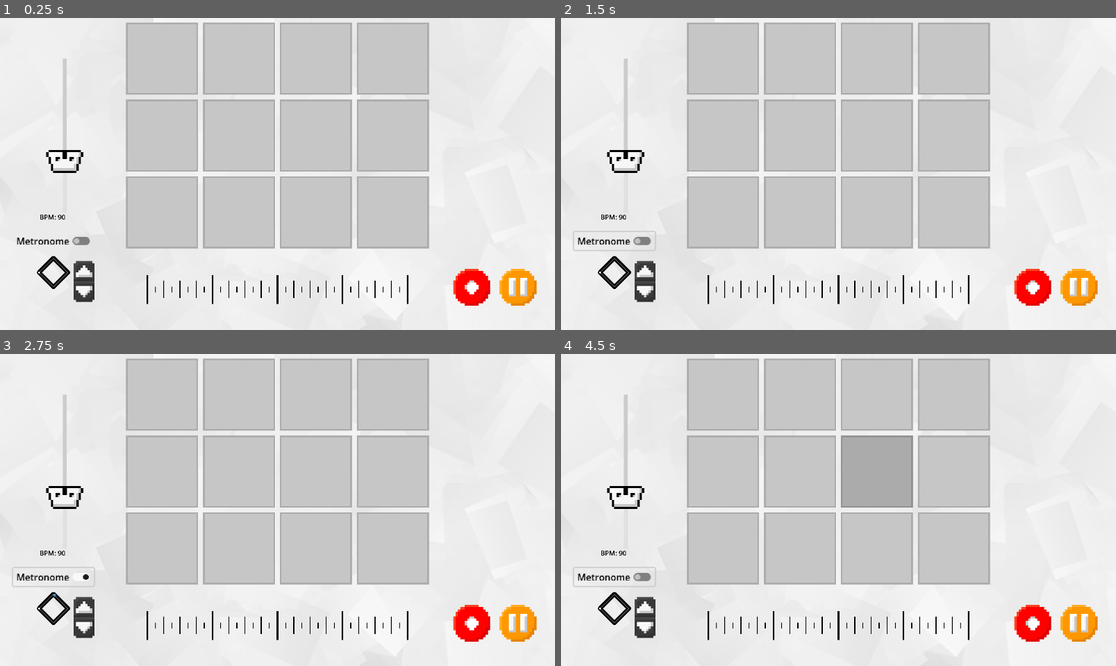
Above: before the commit, frames 1-4 (two rows, left to right).
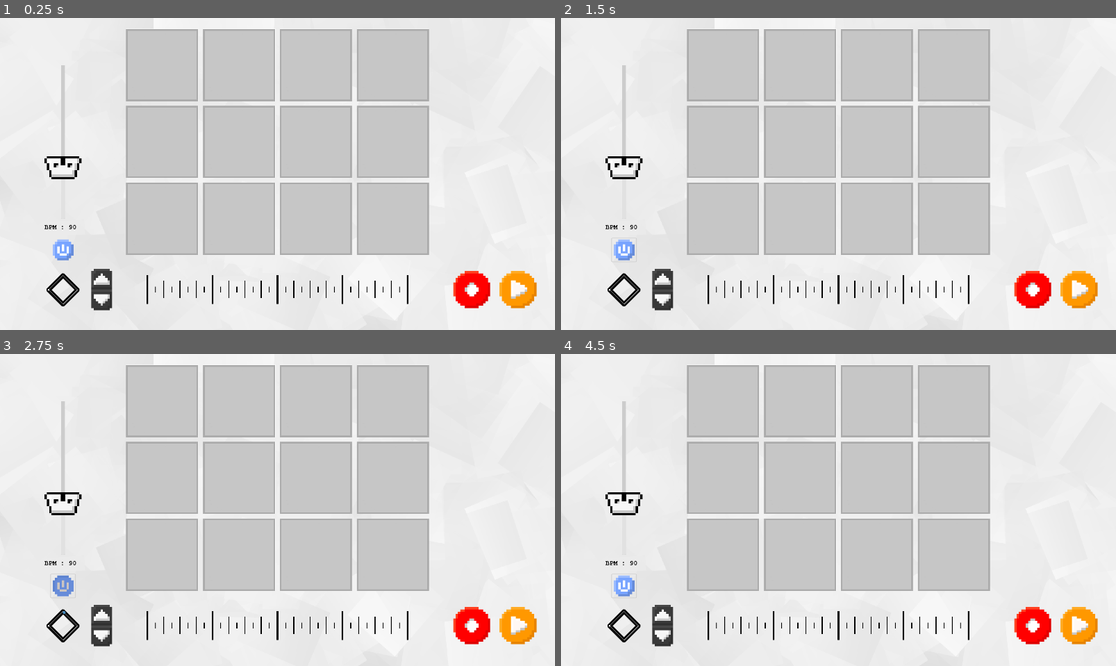
Above: after the commit, the same moments.

Repository: avery-gallant/hci-group-project
Game: Godot game, scene res://scenes/station.tscn
The game is run twice, just before and just after one commit, with the same random seed, the same clock (stepped at 60 frames per second) and the same inputs.
Inputs (mouse positions are in pixels of both pictures, inside the frame that each line leads up to; where the layout moved, square brackets give the same spot in the first picture):
- Up to frame 1 (0.25 s): no input
- Up to frame 2 (1.5 s): click (622, 248) [616, 239] at 0.5 s; click (622, 248) [616, 239] at 1.25 s
- Up to frame 3 (2.75 s): click (61, 584) [55, 575] at 2 s
- Up to frame 4 (4.5 s): move the mouse to (960, 494) at 2.77 s; click (960, 494) at 2.92 s; move the mouse to (727, 525) at 3.52 s; click (727, 525) at 3.67 s; tap Enter at 4.25 s; move the mouse to (894, 441) at 4.27 s; click (894, 441) at 4.42 s

The runs differ from the first frame. In frame 1, 9.1% of the frame differs, in the area x 3-97%, y 1-94%; in frame 2, 9.1%; in frame 3, 9.1%; in frame 4, 12%, in the area x 2-97%, y 1-94%.
Error before the commit: Cannot call method 'set' on a null value. (res://scripts/sound_loader.gd:34)

Commit message:
placing of ui elements

Diff:
--- a/Hci project/scenes/metronome.tscn
+++ b/Hci project/scenes/metronome.tscn
@@ -1,12 +1,15 @@
-[gd_scene load_steps=12 format=3 uid="uid://lhgkadjaplcf"]
+[gd_scene load_steps=15 format=3 uid="uid://lhgkadjaplcf"]
 
 [ext_resource type="Script" path="res://scripts/metronome.gd" id="1_da4oh"]
 [ext_resource type="Texture2D" uid="uid://d0520se1lyl8n" path="res://texture/metronome_grabber.png" id="2_cwptv"]
+[ext_resource type="Texture2D" uid="uid://bkfpry6eitkox" path="res://texture/metronome_toggle_on.png" id="2_f4sqg"]
 [ext_resource type="Script" path="res://scripts/h_slider.gd" id="2_iyw8x"]
 [ext_resource type="AudioStream" uid="uid://clmohirre0rv" path="res://metronomebig.wav" id="3_0gny5"]
+[ext_resource type="Texture2D" uid="uid://cmms6ll2ik35b" path="res://texture/metronome_toggle.png" id="3_bwbv0"]
 [ext_resource type="Texture2D" uid="uid://d0k306tgqqc1x" path="res://texture/metronome_grabber_grabbed.png" id="3_rrwut"]
 [ext_resource type="AudioStream" uid="uid://basrwdvrj1fs5" path="res://metronomesmall.wav" id="4_vbxja"]
 [ext_resource type="Texture2D" uid="uid://b80ee2q2ihlxk" path="res://texture/uparrow.png" id="7_260x1"]
+[ext_resource type="FontFile" uid="uid://bnvaoprxivu65" path="res://fonts/courbd.ttf" id="7_ah0oe"]
 [ext_resource type="Texture2D" uid="uid://dva5nulhybr32" path="res://texture/uparrow_pressed.png" id="8_mfvro"]
 [ext_resource type="Texture2D" uid="uid://fq34avo8cx2x" path="res://texture/downarrow.png" id="9_de1fy"]
 [ext_resource type="Texture2D" uid="uid://cr37216saldsd" path="res://texture/downarrow_pressed.png" id="10_jldkr"]
@@ -23,23 +26,18 @@
 timeSig = 4
 
 [node name="toggleMetronome" type="CheckButton" parent="."]
-offset_left = -140.0
+offset_left = -42.0
 offset_top = 600.0
-offset_bottom = 631.0
-scale = Vector2(2, 2)
-theme_override_colors/font_disabled_color = Color(0, 0, 0, 1)
-theme_override_colors/font_hover_pressed_color = Color(0, 0, 0, 1)
-theme_override_colors/font_hover_color = Color(0, 0, 0, 1)
-theme_override_colors/font_pressed_color = Color(0, 0, 0, 1)
-theme_override_colors/font_focus_color = Color(0, 0, 0, 1)
-theme_override_colors/font_color = Color(0, 0, 0, 1)
-theme_override_colors/font_outline_color = Color(0, 0, 0, 1)
-text = "Metronome"
+offset_right = 42.0
+offset_bottom = 680.0
+theme_override_fonts/font = ExtResource("7_ah0oe")
+theme_override_icons/checked = ExtResource("2_f4sqg")
+theme_override_icons/unchecked = ExtResource("3_bwbv0")
 
 [node name="bpmSlider" type="HSlider" parent="."]
-offset_left = -25.0
+offset_left = -64.0
 offset_top = 532.0
-offset_right = 507.0
+offset_right = 468.0
 offset_bottom = 660.0
 rotation = -1.5708
 theme_override_icons/grabber = ExtResource("2_cwptv")
@@ -52,13 +50,15 @@
 
 [node name="Label" type="Label" parent="bpmSlider"]
 layout_mode = 0
-offset_top = -23.0
-offset_right = 95.0
-offset_bottom = 23.0
+offset_left = -16.0
+offset_right = 94.0
+offset_bottom = 27.0
 rotation = 1.5708
 theme_override_colors/font_color = Color(0, 0, 0, 1)
+theme_override_fonts/font = ExtResource("7_ah0oe")
 theme_override_font_sizes/font_size = 23
 text = "BPM : 90"
+horizontal_alignment = 1
 
 [node name="Timer" type="Timer" parent="."]
 autostart = true
@@ -71,19 +71,21 @@
 stream = ExtResource("4_vbxja")
 volume_db = 19.857
 
-[node name="TSUP" type="TouchScreenButton" parent="."]
-position = Vector2(70, 700)
+[node name="updown" type="Node2D" parent="."]
+position = Vector2(98, 705)
+
+[node name="TSDN" type="TouchScreenButton" parent="updown"]
+position = Vector2(0, 72)
+texture_normal = ExtResource("9_de1fy")
+texture_pressed = ExtResource("10_jldkr")
+
+[node name="TSUP" type="TouchScreenButton" parent="updown"]
 texture_normal = ExtResource("7_260x1")
 texture_pressed = ExtResource("8_mfvro")
-
-[node name="TSDN" type="TouchScreenButton" parent="."]
-position = Vector2(70, 770)
-texture_normal = ExtResource("9_de1fy")
-texture_pressed = ExtResource("10_jldkr")
 
 [connection signal="toggled" from="toggleMetronome" to="." method="_on_toggle_metronome_toggled"]
 [connection signal="drag_ended" from="bpmSlider" to="." method="_on_h_slider_drag_ended"]
 [connection signal="value_changed" from="bpmSlider" to="." method="_on_bpm_slider_value_changed"]
 [connection signal="timeout" from="Timer" to="." method="_on_timer_timeout"]
-[connection signal="pressed" from="TSUP" to="." method="_on_tsup_pressed"]
-[connection signal="pressed" from="TSDN" to="." method="_on_tsdn_pressed"]
+[connection signal="pressed" from="updown/TSDN" to="." method="_on_tsdn_pressed"]
+[connection signal="pressed" from="updown/TSUP" to="." method="_on_tsup_pressed"]
--- a/Hci project/scenes/playback_buttons.gd
+++ b/Hci project/scenes/playback_buttons.gd
@@ -1,7 +1,7 @@
 extends Node2D
 
 func _ready():
-	$PlayButton.visible = false
+	$PauseButton.visible = false
 
 func _on_pause_button_released() -> void:
 	$PauseButton.visible = false
--- a/Hci project/scenes/station.gd
+++ b/Hci project/scenes/station.gd
@@ -30,12 +30,13 @@
 
 	bpm=$metronome.bpm
 	$metronome/Timer.timeout.connect(_on_timer_timeout)
-	$metronome/TSDN.pressed.connect($tl.updateTimeSig.bind(-1))
-	$metronome/TSUP.pressed.connect($tl.updateTimeSig.bind(1))
+	$metronome/updown/TSDN.pressed.connect($tl.updateTimeSig.bind(-1))
+	$metronome/updown/TSUP.pressed.connect($tl.updateTimeSig.bind(1))
 	sttime = Time.get_ticks_msec()
 
 	buttonArr = [$soundButtons/grid1/SoundButton,$soundButtons/grid1/SoundButton2,$soundButtons/grid1/SoundButton3,$soundB …(293 unchanged characters)…
 	$tl.colors = $soundButtons/grid1.colours
+
 # Called every frame. 'delta' is the elapsed time since the previous frame.
 func _process(delta: float) -> void:
 	pass
--- a/Hci project/scenes/station.tscn
+++ b/Hci project/scenes/station.tscn
@@ -27,7 +27,7 @@
 [node name="soundButtons" type="Node2D" parent="."]
 
 [node name="grid1" type="Node2D" parent="soundButtons"]
-position = Vector2(420, 0)
+position = Vector2(420, 22)
 script = ExtResource("2_hsirv")
 spacing = 16.0
 buttonWidth = 250.0
@@ -82,7 +82,7 @@
 id = 12
 
 [node name="Sprite2D" type="Sprite2D" parent="soundButtons"]
-position = Vector2(960, 406)
+position = Vector2(960, 428)
 texture = ExtResource("4_ojpy8")
 
 [node name="sounbank" type="Button" parent="."]
@@ -96,12 +96,12 @@
 
 [node name="metronome" parent="." instance=ExtResource("5_8ahy3")]
 z_index = 1
-position = Vector2(185, 141)
-shapeOffsetY = 740
+position = Vector2(218, 163)
+shapeOffsetY = 778
 shapeScale = 50
 
 [node name="playbackButtons" type="Node2D" parent="."]
-position = Vector2(1484, 868)
+position = Vector2(1484, 876)
 script = ExtResource("6_wah7c")
 
 [node name="PlayButton" type="TouchScreenButton" parent="playbackButtons"]
--- a/Hci project/scripts/h_slider.gd
+++ b/Hci project/scripts/h_slider.gd
@@ -6,4 +6,4 @@
 
 # Called every frame. 'delta' is the elapsed time since the previous frame.
 func _process(delta: float) -> void:
-	$Label.text = "BPM: " + str(value)
+	$Label.text = "BPM : " + str(value)
--- a/Hci project/scripts/metronome.gd
+++ b/Hci project/scripts/metronome.gd
@@ -18,7 +18,6 @@
 	beat = -1
 	bpm = $bpmSlider.value
 	$Timer.wait_time=(1/(bpm/60))/8
-	$bpmSlider/Label.text = str(bpm)
 
 	shape = Line2D.new()
 	shape.z_index=z_index-2
--- a/Hci project/scripts/sound_loader.gd
+++ b/Hci project/scripts/sound_loader.gd
@@ -31,8 +31,6 @@
 	add_child(music)
 	audioLoader = AudioLoader.new()
 
-	$Label.set("theme_override_colors/font_color", Color(0, 0, 0, 1))
-
 	colour = get_parent().colour
 
 func scanFile():
@@ -60,6 +58,7 @@
 
 		#text.add_theme_color_override("font_outline_color", Color(0, 0, 0, 1))
 		#text.add_theme_constant_override("outline_size", 3)
+		text.add_theme_font_override("font", load("res://fonts/courbd.ttf"))
 		text.set("z_index", 1)
 		button.add_child(text)
 
Binary file added: Hci project/fonts/cour.ttf
Not shown, added: Hci project/fonts/cour.ttf.import
Binary file added: Hci project/fonts/courbd.ttf
Not shown, added: Hci project/fonts/courbd.ttf.import
Binary file added: Hci project/fonts/courbi.ttf
Not shown, added: Hci project/fonts/courbi.ttf.import
Binary file added: Hci project/fonts/couri.ttf
Not shown, added: Hci project/fonts/couri.ttf.import
Not shown: 1 places in Hci project/scenes/sound_loader.tscn that only renumber resources
Not shown: 1 places in Hci project/scenes/soundbutton.tscn that only renumber resources
Binary file added: Hci project/texture/garbage.png
Not shown, added: Hci project/texture/garbage.png.import
(and 6 more such lines)
